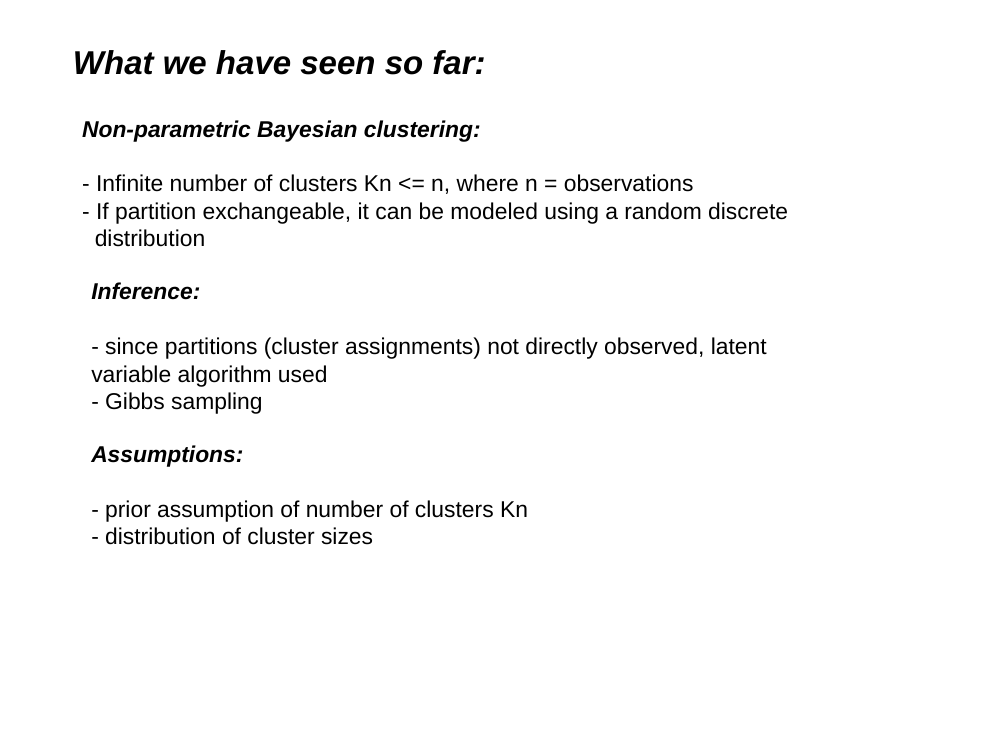
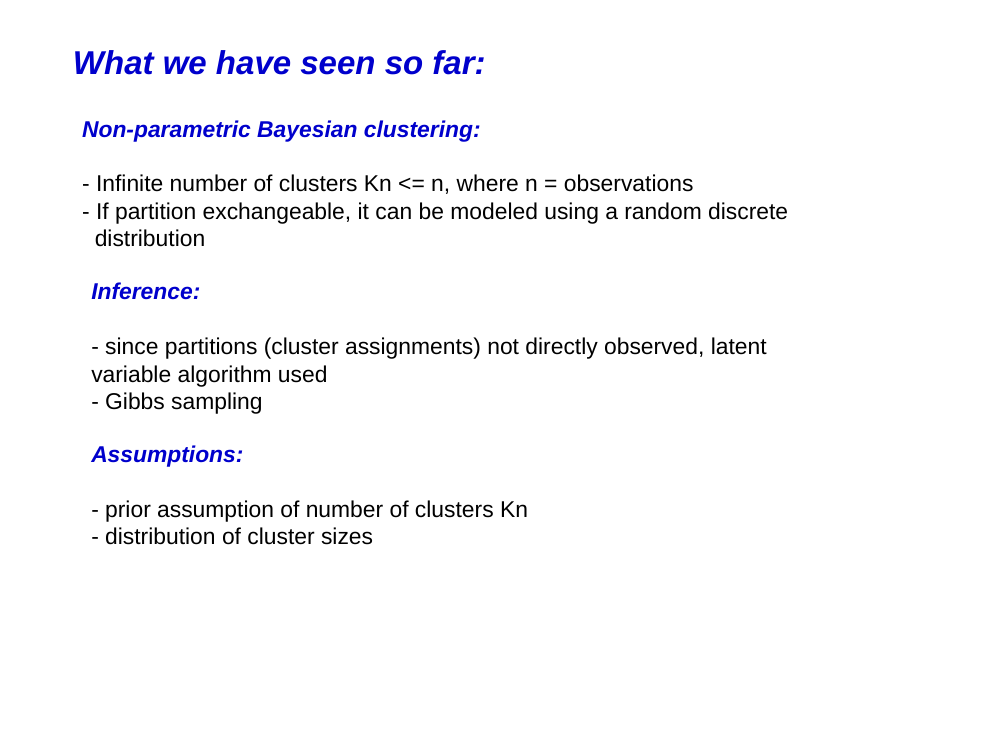
Before and after one commit to afcarl/Dirichlet_Processes, a slide deck: slide 25 of version_2.odp. Drawn at 1008x756 pixels with LibreOffice and Linux fonts; fonts in the diff are those of the drawing. Boxes give left, top, right and bottom in pixels: in the first picture for what was removed or moved away, otherwise in the second. Text is boxed around its words. In the diff, an @@ line names an element or a change of style, - is before the commit and + after.

```diff
--- a/version_2.odp
+++ b/version_2.odp
@@ text "What we have seen so ..." at box(73, 50, 485, 75): text colour #000000 to #0000CC @@
@@ text at box(82, 120, 481, 142): text colour #000000 to #0000CC in "Non-parametric Bayesian clustering:" @@
@@ text at box(91, 282, 200, 300): text colour #000000 to #0000CC in "Inference:" @@
@@ text at box(91, 445, 243, 467): text colour #000000 to #0000CC in "Assumptions:" @@
```
Also in this commit, not shown: 9 other slides changed, 2 slides added.
